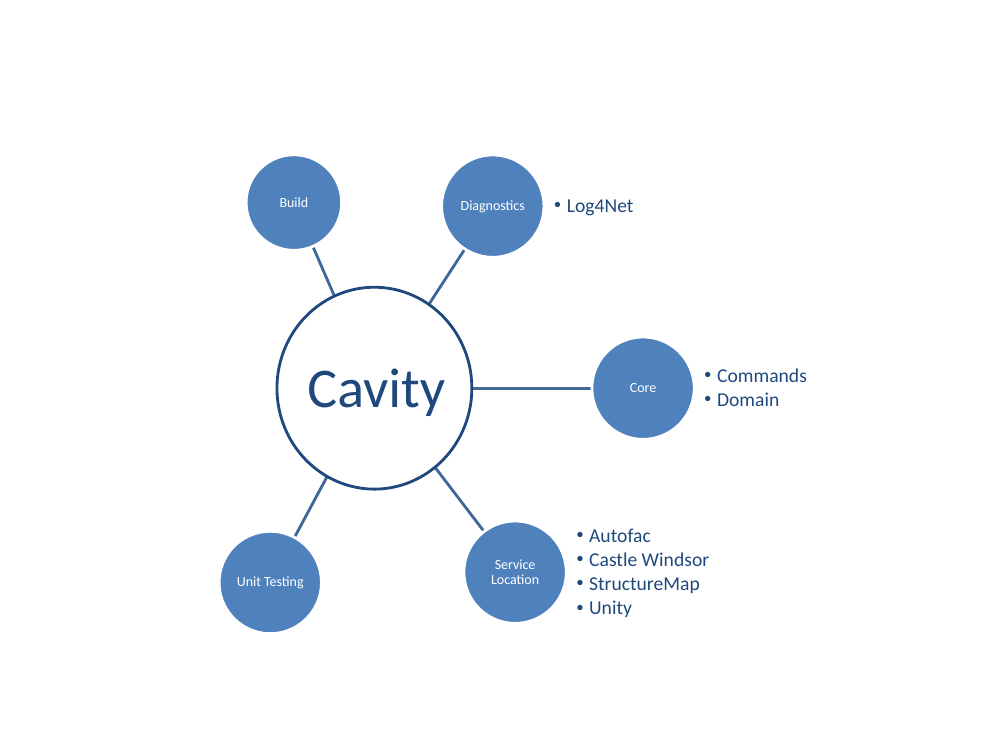
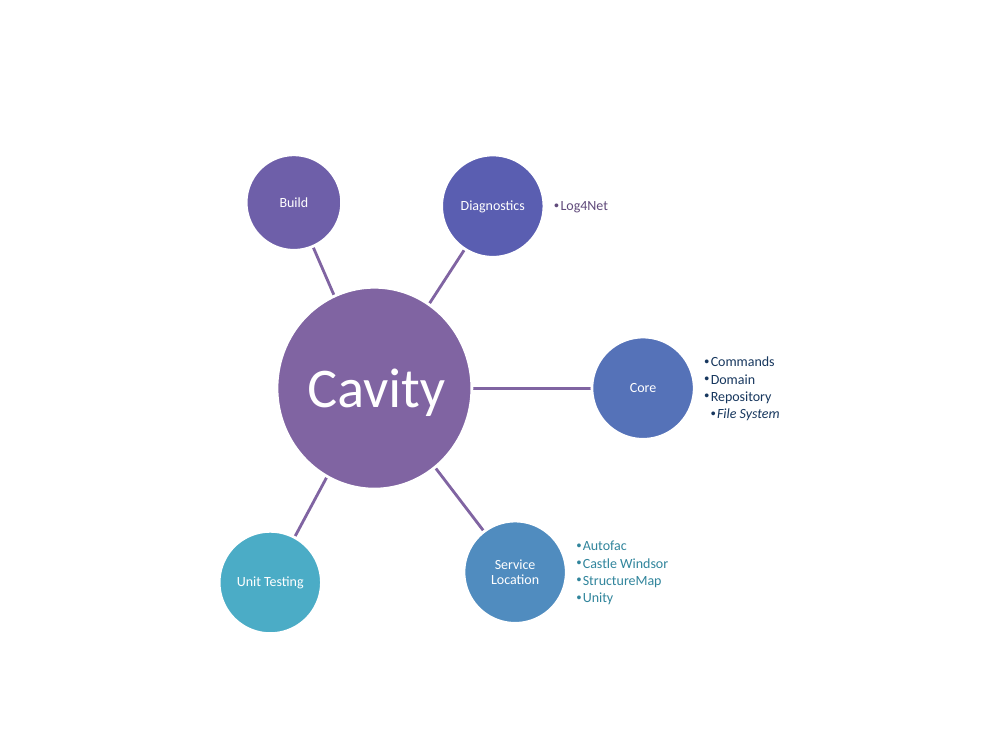
Before and after one commit to eplowe/cavity, a slide deck: slide 1 of src/Diagrams/Packages.pptx. Drawn at 1008x756 pixels with LibreOffice and Linux fonts; fonts in the diff are those of the drawing. Boxes give left, top, right and bottom in pixels: in the first picture for what was removed or moved away, otherwise in the second. Text is boxed around its words. In the diff, an @@ line names an element or a change of style, - is before the commit and + after.

Commit message:
Diagram of Cavity packaging.

```diff
--- a/src/Diagrams/Packages.pptx
+++ b/src/Diagrams/Packages.pptx
@@ ellipse at [246,155,342,251]: fill #4F81BD to #6E5FA9 @@
@@ ellipse at [442,155,544,258]: fill #4F81BD to #5A5EB1 @@
@@ text "Log4Net" at [561,201,608,213]: size 14 to 10 pt, text colour #1F497D to #604A7B; indent changed @@
@@ outline #3F6797 2 pt to #8064A2 2 pt in 5 elements at [293,447,345,539], [418,447,485,533], [434,386,592,390], [412,247,467,329], [311,245,351,329] @@
@@ ellipse at [277,287,472,489]: fill #FFFFFF to #8064A2; outline #1F497D 2 pt to #FFFFFF 2 pt @@
@@ text "Cavity" at [307,368,445,416]: text colour #1F497D to #FFFFFF @@
@@ ellipse at [592,337,695,439]: fill #4F81BD to #5572B8 @@
@@ text at [711,356,775,384]: size 14 to 10 pt, text colour #1F497D to #17375E in "Commands", "Domain"; indent changed @@
@@ text at [711,391,780,421]: paragraphs added @@
+  •• Repository
+    •• File System
@@ ellipse at [219,531,322,634]: fill #4F81BD to #4BACC6 @@
@@ ellipse at [464,521,566,624]: fill #4F81BD to #508CBF @@
@@ text "Autofac" at [583,540,668,604]: size 14 to 10 pt, text colour #1F497D to #31859C; indent changed @@
```
